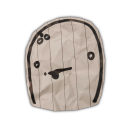
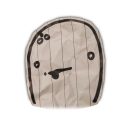
Revision of a layered 128×128 image; what changed, layer by layer:
painted on "body" over [32, 104, 97, 111]
painted on "shadow" over [28, 98, 102, 114]
